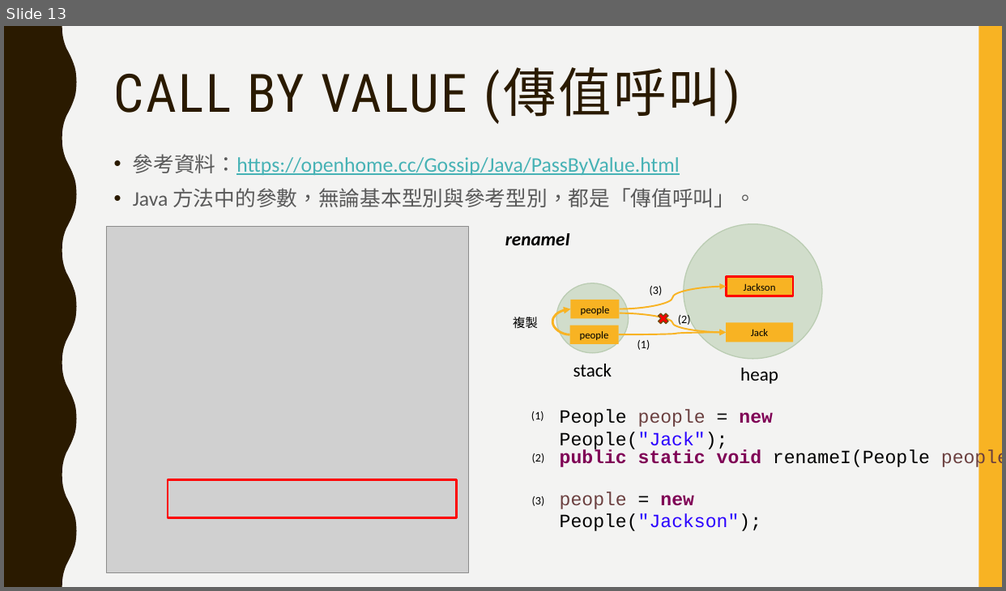
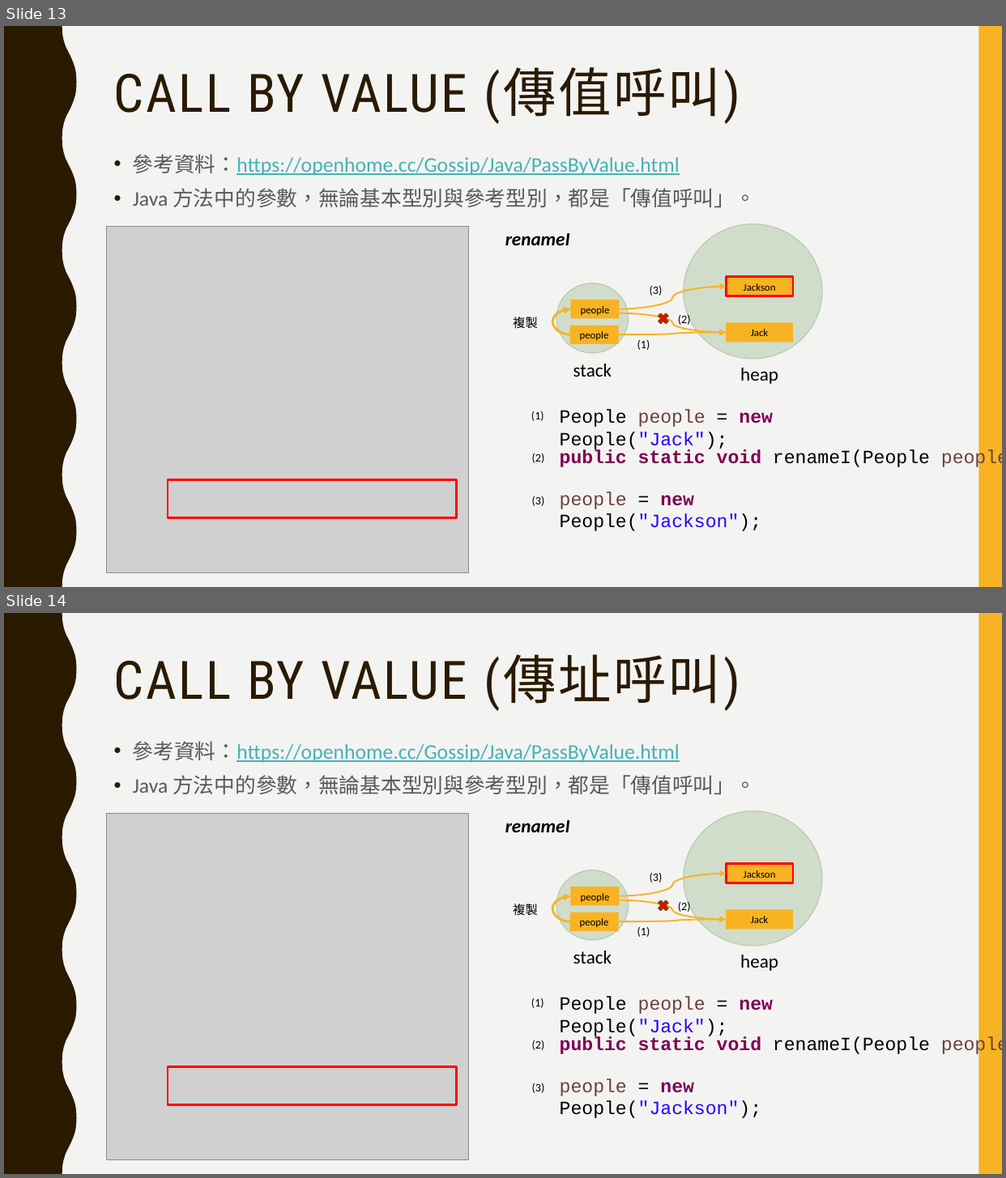
Before and after one commit to aweit-zhu/aweit-share, a slide deck: Java 相關/面試問題.pptx. Shown one above the other, each under a label of ours: slide 13 before the commit, slides 13 and 14 after it. The pictures are 1006x591 and 1006x1178 pixels, drawn with LibreOffice and Linux fonts; fonts in the diff are those of the drawing; grey boxes stand for pictures. Boxes give left, top, right and bottom in pixels: in the first picture for what was removed or moved away, otherwise in the second. Text is boxed around its words. In the diff, an @@ line names an element or a change of style, - is before the commit and + after.

```diff
--- a/Java 相關/面試問題.pptx
+++ b/Java 相關/面試問題.pptx
@@ slide 14 added at bbox=[4, 613, 1002, 1174], background #F3F3F2; not listed: 2 template elements that a slide beside it also shows @@
@@ title added at bbox=[114, 654, 740, 711], 51 pt, text #2A1A00 @@
+CALL BY VALUE (傳址呼叫)
@@ text added at bbox=[133, 741, 756, 794], 20 pt, text #46B2B5, underline @@
+• 參考資料：https://openhome.cc/Gossip/Java/PassByValue.html
+• Java 方法中的參數，無論基本型別與參考型別，都是「傳值呼叫」。
@@ picture added at bbox=[107, 814, 468, 1161] @@
@@ text added at bbox=[505, 820, 570, 833], 18 pt, text #000000, bold, italic @@
+renameI
@@ ellipse added at bbox=[684, 811, 822, 946], fill #D1DDCB, outline #BACCB2 1 pt @@
@@ ellipse added at bbox=[556, 871, 629, 940], fill #D1DDCB, outline #BACCB2 1 pt @@
@@ curved arrow added from (620, 896) to (726, 874), #F8B323 1.5 pt @@
@@ text added at bbox=[650, 873, 663, 883], 11 pt, text #000000 @@
+(3)
@@ rectangle added at bbox=[726, 864, 793, 884], fill #F8B323, outline #FF0000 2.25 pt, 10 pt, text #000000 @@
+Jackson
@@ text added at bbox=[513, 904, 538, 915], 12 pt, text #000000 @@
+複製
@@ curved arrow added from (570, 922) to (571, 896), #F8B323 2.25 pt @@
@@ rectangle added at bbox=[571, 887, 620, 905], fill #F8B323, 10 pt, text #000000 @@
+people
@@ curved arrow added from (620, 901) to (726, 920), #F8B323 1.5 pt @@
@@ cross added at bbox=[656, 898, 671, 914], fill #FF0000, outline #6D4E0F 1 pt @@
@@ text added at bbox=[678, 901, 691, 914], 11 pt, text #000000 @@
+(2)
@@ rectangle added at bbox=[570, 913, 619, 931], fill #F8B323, 10 pt, text #000000 @@
+people
@@ curved arrow added from (619, 922) to (726, 920), #F8B323 1.5 pt @@
@@ text added at bbox=[637, 927, 650, 937], 11 pt, text #000000 @@
+(1)
@@ rectangle added at bbox=[726, 910, 793, 930], fill #F8B323, 10 pt, text #000000 @@
+Jack
@@ text added at bbox=[573, 951, 612, 964], 18 pt, text #000000 @@
+stack
@@ text added at bbox=[740, 955, 778, 971], 18 pt, text #000000 @@
+heap
@@ text added at bbox=[531, 999, 544, 1008], 11 pt, text #000000 @@
+(1)
@@ text added at bbox=[560, 996, 773, 1038], 18 pt, text #000000 @@
+People people = new People("Jack");
@@ text added at bbox=[532, 1041, 545, 1050], 11 pt, text #000000 @@
+(2)
@@ text added at bbox=[560, 1037, 1002, 1056], 18 pt, text #7F0055 @@
+public static void renameI(People people)
@@ rectangle added at bbox=[168, 1067, 457, 1105], outline #FF0000 2.25 pt @@
@@ text added at bbox=[532, 1084, 545, 1093], 11 pt, text #000000 @@
+(3)
@@ text added at bbox=[560, 1079, 762, 1118], 18 pt, text #000000 @@
+people = new People("Jackson");
```
Also in this commit, not shown: 1 other file.
